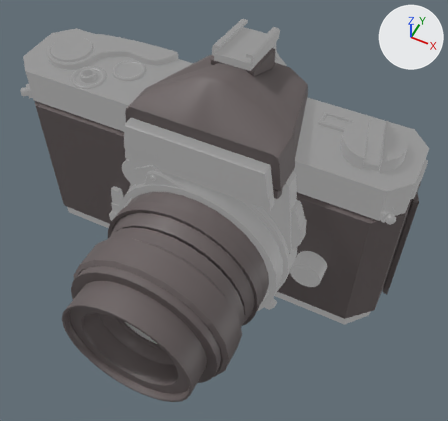
The FBX model CameraModel/scenes/CameraModelFbx.fbx: old version first, new version second.
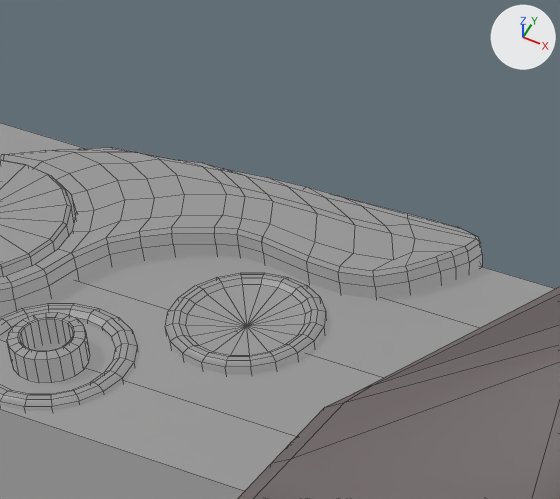
There are two pictures of each version: one whole from a 50 mm camera at (0.061, -0.1313, 0.1644) aimed at (0.0043, -0.018, 0.0228), one close up on the part from 17% to 43% of the width and 1% to 25% of the height. The lights are fixed; the arrows at upper right show +X, +Y and +Z. The close-ups show mesh edges as thin lines. Where no turn or scale is listed for an object, it has been applied to the vertices. Vertices at the same position are counted once.

Objects in the first close-up: 'BodyCameraFlash', 'CameraTopMetal'.
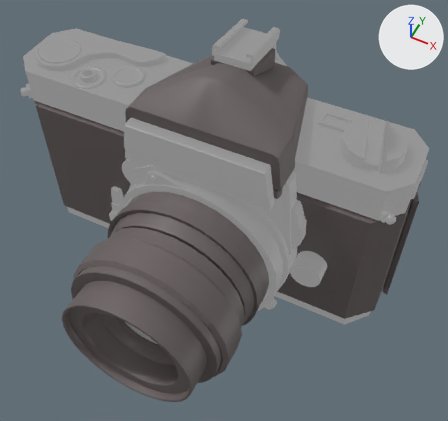
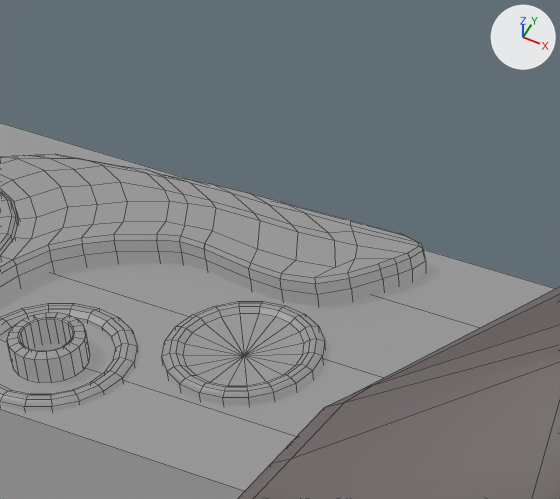
Diff of the bpy script that builds the scene:
```diff
--- a/CameraModel/scenes/CameraModelFbx.fbx.py
+++ b/CameraModel/scenes/CameraModelFbx.fbx.py
@@ me_mesh_009 @@
 me_mesh_009.from_pydata(...)  # 1862 vertices, 1698 faces; spans x -0.0652..0.0652, y -0.0151..0.0151, z -0.0092..0.0092
 # used by ob_cameratopmetal; location = (-0.00963, 0.00116, 0.04434)
+# me_mesh_009 part 1: the loose piece of 101 vertices spanning x -0.0351..-0.0246, y -0.0041..0.0065, z 0.0022..0.0032 is moved by (0.0016, -0.0028, 0.0)
+# me_mesh_009 part 2: the loose piece of 258 vertices spanning x -0.0592..-0.0193, y -0.0075..0.0151, z 0.0023..0.0045 is moved by (-0.003, -0.0024, 0.0)
+# me_mesh_009 part 3: the loose piece of 61 vertices spanning x -0.0579..-0.0443, y -0.0062..0.0074, z 0.0016..0.0051 is moved by (-0.0029, -0.0024, -0.0003)
 me_mesh_009.materials.append(mat_metalmat)
```

Changed parts and their boxes (x1, y1, x2, y2) in the close-ups (560 x 499 px; the box of a moved part takes in the faces that stretch with it):
part 1 of me_mesh_009, moved or reshaped: before (165, 273, 327, 374); after (162, 301, 325, 405)
part 2 of me_mesh_009, moved or reshaped: before (0, 148, 482, 313); after (0, 154, 426, 306)
part 3 of me_mesh_009, moved or reshaped: before (0, 160, 74, 276); after (0, 191, 17, 255)
